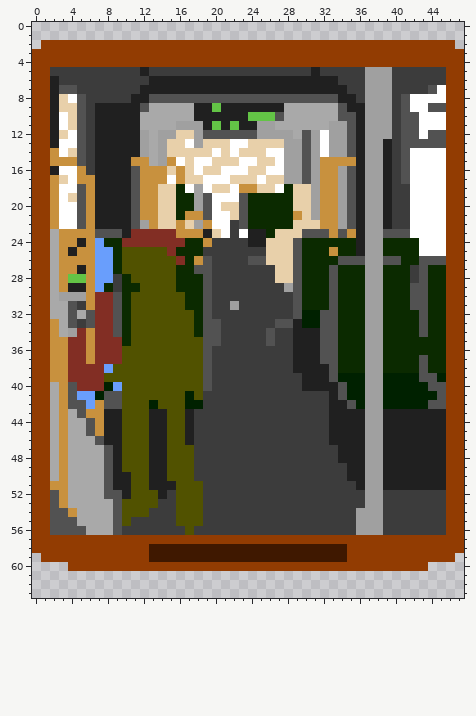
Pixel-art sprite: assets/images/framed/knosedoge.png. That is the earlier state.
The file is 48x64 pixels. Colours within 5 levels of each other are drawn and written as one.
After:
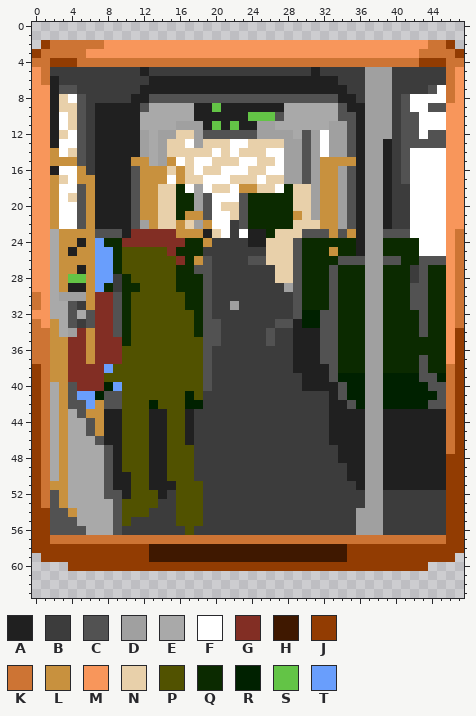
Palette (. is transparent): A #202020  B #3c3c3c  C #525252  D #a0a0a0  E #a9a9a9  F #ffffff  G #822e24  H #3f1800  J #923c02  K #cd7434  L #c8913e  M #f8965b  N #e8d0aa  P #515200  Q #0b2a00  R #002100  S #63c446  T #699efc
From old to new:
Colour J gives way to colour K in row 2 at x 2 to 7 and 44 to 45; in row 3 at x 1 to 5 and 43 to 46; in row 4 at x 0 to 1, 5 to 42 and 46 to 47; in rows 5 to 6 at x 1 and 46; in rows 7 to 8 at x 46; in rows 23 to 29 at x 47.
Colour J gives way to colour K in rows 30 to 31 at x 0 and 47; in row 32 at x 47; in row 33 at x 0 and 47; in rows 34 to 37 at x 0 to 1; in rows 38 to 47 at x 1 and 46; in rows 48 to 53 at x 1.
Colour J gives way to colour K in row 57 at x 2 to 45.
Colour J gives way to colour M in row 2 at x 8 to 43; in row 3 at x 6 to 42; in rows 5 to 6 at x 0 and 47; in rows 7 to 8 at x 0 to 1 and 47; in rows 9 to 22 at x 0 to 1 and 46 to 47; in rows 23 to 29 at x 0 to 1 and 46.
Colour J gives way to colour M in rows 30 to 31 at x 1 and 46; in row 32 at x 0 to 1 and 46; in row 33 at x 1 and 46; in rows 34 to 37 at x 46.
Boxes around the changes in both pictures, in picture pixels (x1, y1, x2, y2):
changed: (32, 40, 464, 508)
changed: (50, 535, 446, 544)
